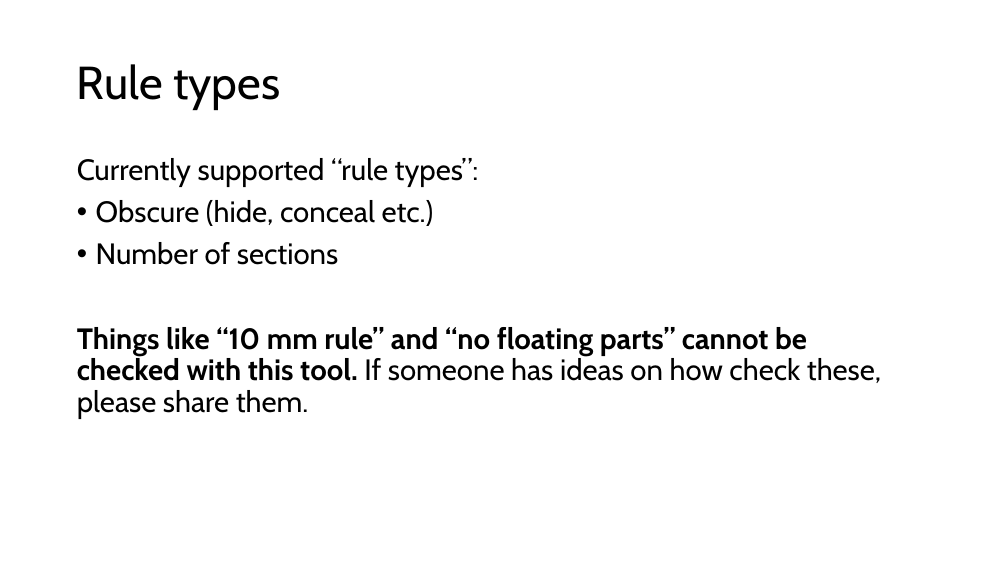
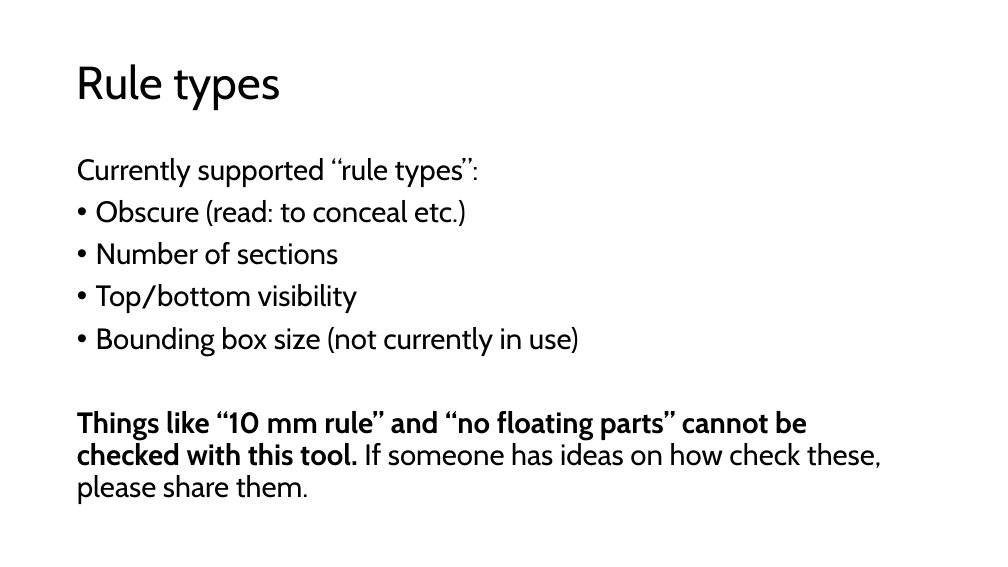
Before and after one commit to KoldskaalEng/autoScrutineer, a slide deck: slide 4 of introduction Auto-scrutineer.pptx. Drawn at 1008x567 pixels with LibreOffice and Linux fonts; fonts in the diff are those of the drawing. Boxes give left, top, right and bottom in pixels: in the first picture for what was removed or moved away, otherwise in the second. Text is boxed around its words. In the diff, an @@ line names an element or a change of style, - is before the commit and + after.

Commit message:
Version 0.9 of 2025 rules
added v0.9 of the 2025 MVRC-rules. Fixed the Z-fighting problem. added top/bottom visibility rule. added boundingbox-size rule. Other minor improvemtens.

```diff
--- a/introduction Auto-scrutineer.pptx
+++ b/introduction Auto-scrutineer.pptx
@@ text at [96, 200, 466, 226]: text changed @@
-• Obscure (hide, conceal etc.)
+• Obscure (read: to conceal etc.)
@@ text at [96, 284, 578, 356]: paragraphs added @@
+• Top/bottom visibility
+• Bounding box size (not currently in use)
```
Also in this commit, not shown: 11 other slides changed, 1 slide added, 42 other files.
